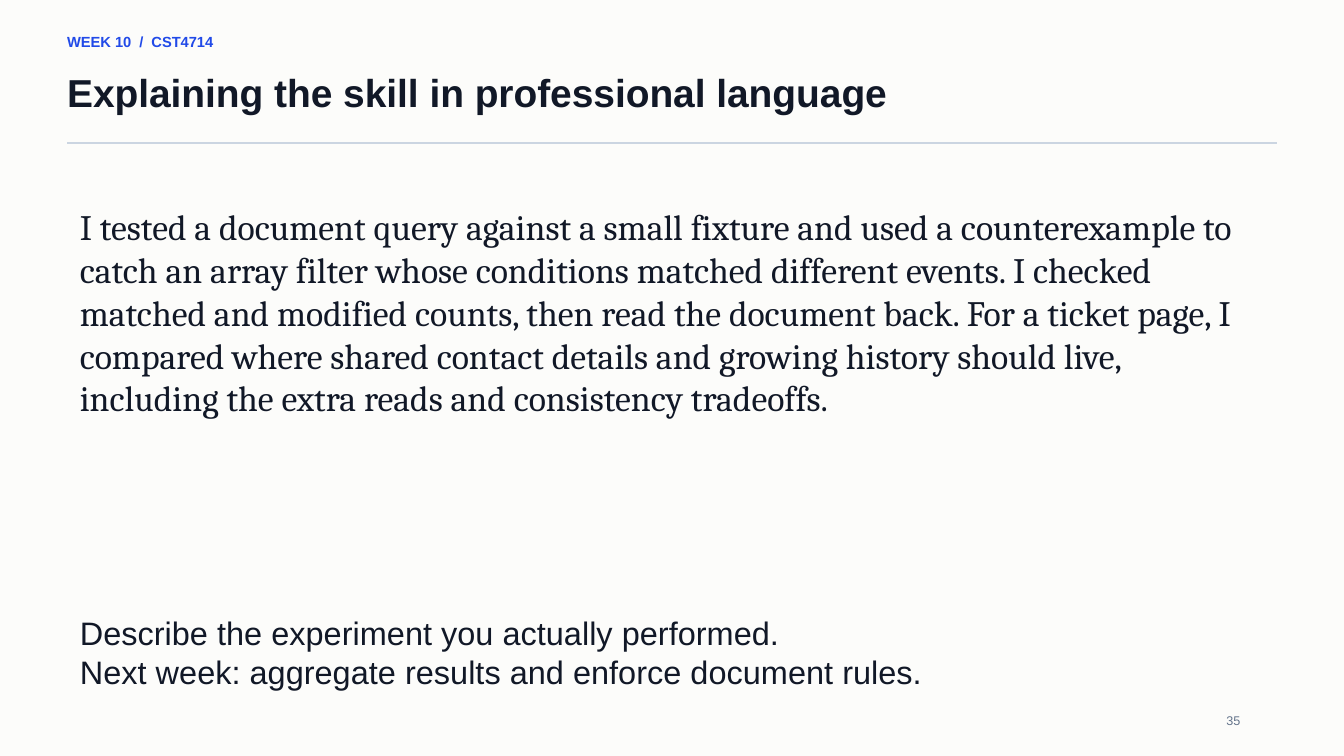
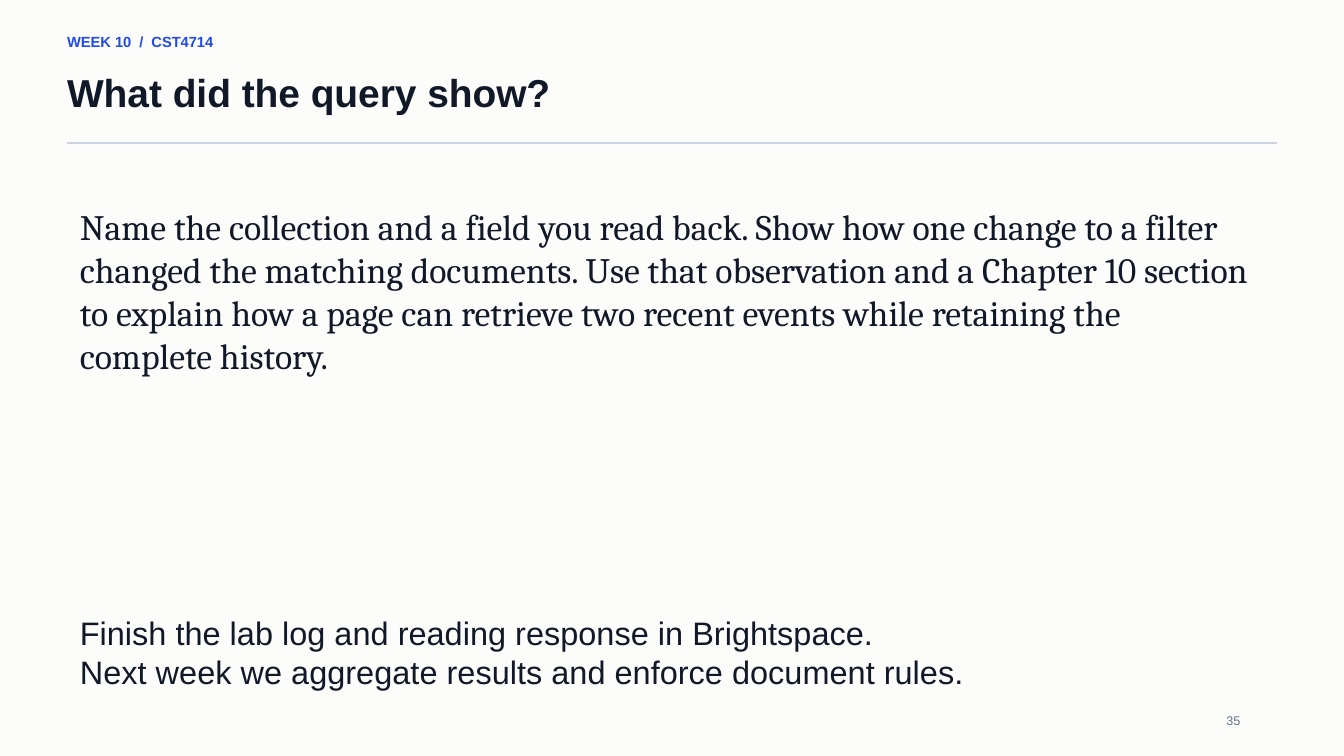
Before and after one commit to lolusername/CST4714_DB_admin, a slide deck: slide 35 of week_10/week_10_mql_document_modeling.pptx. Drawn at 1344x756 pixels with LibreOffice and Linux fonts; fonts in the diff are those of the drawing. Boxes give left, top, right and bottom in pixels: in the first picture for what was removed or moved away, otherwise in the second. Text is boxed around its words. In the diff, an @@ line names an element or a change of style, - is before the commit and + after.

```diff
--- a/week_10/week_10_mql_document_modeling.pptx
+++ b/week_10/week_10_mql_document_modeling.pptx
@@ text at (67, 78, 550, 114): text changed @@
-Explaining the skill in professional language
+What did the query show?
@@ text at (80, 214, 1247, 377): text changed @@
-I tested a document query against a small fixture and used a counterexample to catch an array filter whose conditions matched different events. I checked matched and modified counts, then read the document back. For a ticket page, I compared where shared contact details and growing history should live, including the extra reads and consistency tradeoffs.
+Name the collection and a field you read back. Show how one change to a filter changed the matching documents. Use that observation and a Chapter 10 section to explain how a page can retrieve two recent events while retaining the complete history.
@@ text at (80, 621, 963, 690): text changed @@
-Describe the experiment you actually performed.
-Next week: aggregate results and enforce document rules.
+Finish the lab log and reading response in Brightspace.
+Next week we aggregate results and enforce document rules.
```
Also in this commit, not shown: 7 other slides changed, 4 other files.
